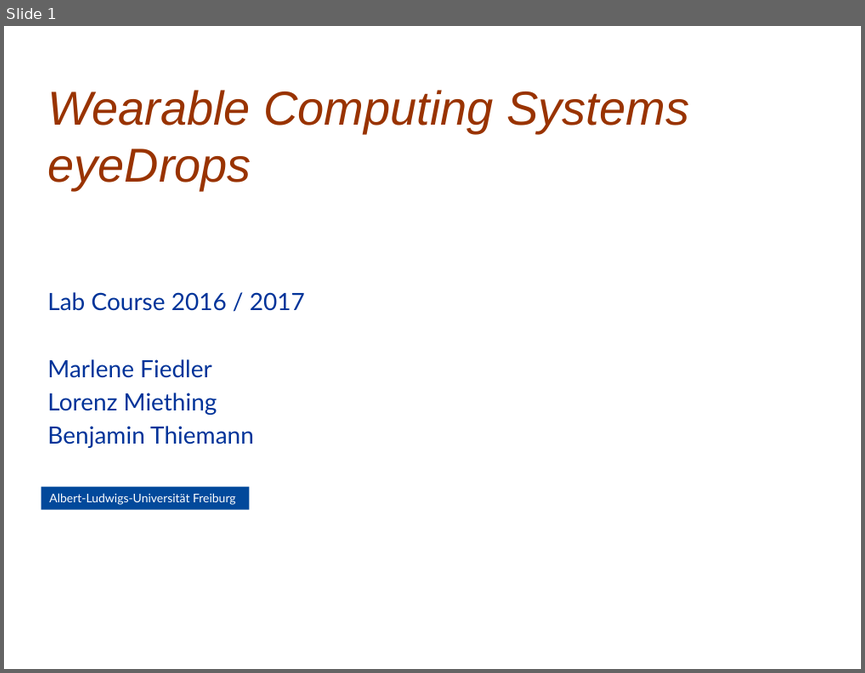
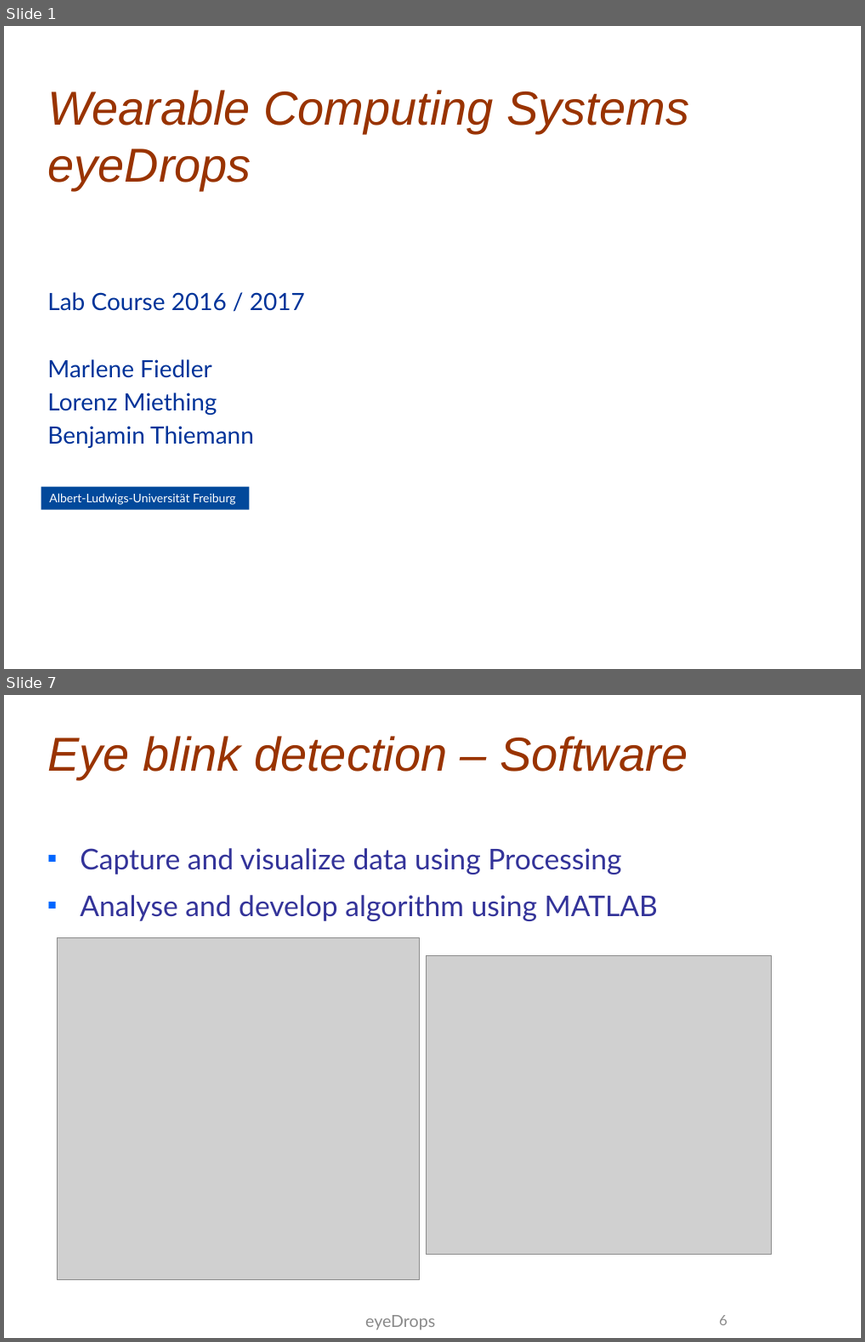
Before and after one commit to benthie/wearables-praktikum, a slide deck: documents/midterm presentation/Midterm Presentation.pptx. Shown one above the other, each under a label of ours: slide 1 before the commit, slides 1 and 7 after it; the slides between them are not shown. The pictures are 865x673 and 865x1342 pixels, drawn with LibreOffice and Linux fonts; fonts in the diff are those of the drawing; grey boxes stand for pictures; background and template pictures are left out. Boxes give left, top, right and bottom in pixels: in the first picture for what was removed or moved away, otherwise in the second. Text is boxed around its words. In the diff, an @@ line names an element or a change of style, - is before the commit and + after.

```diff
--- a/documents/midterm presentation/Midterm Presentation.pptx
+++ b/documents/midterm presentation/Midterm Presentation.pptx
@@ slide 7 added at (4, 695, 861, 1338), background picture (left out) @@
@@ title added at (48, 736, 687, 779), 40 pt, text #993300, italic @@
+Eye blink detection – Software
@@ text added at (80, 848, 658, 921), 24 pt, text #333399 @@
+■ Capture and visualize data using Processing
+■ Analyse and develop algorithm using MATLAB
@@ picture added at (57, 937, 419, 1279) @@
@@ picture added at (426, 955, 771, 1254) @@
@@ text added at (365, 1315, 435, 1330), 14 pt, text #898989 @@
+eyeDrops
@@ page number added at (719, 1315, 727, 1325), 12 pt, text #8C8C8C @@
+6
```
Also in this commit, not shown: 3 slides changed, 6 other slides added, 1 slide removed.
